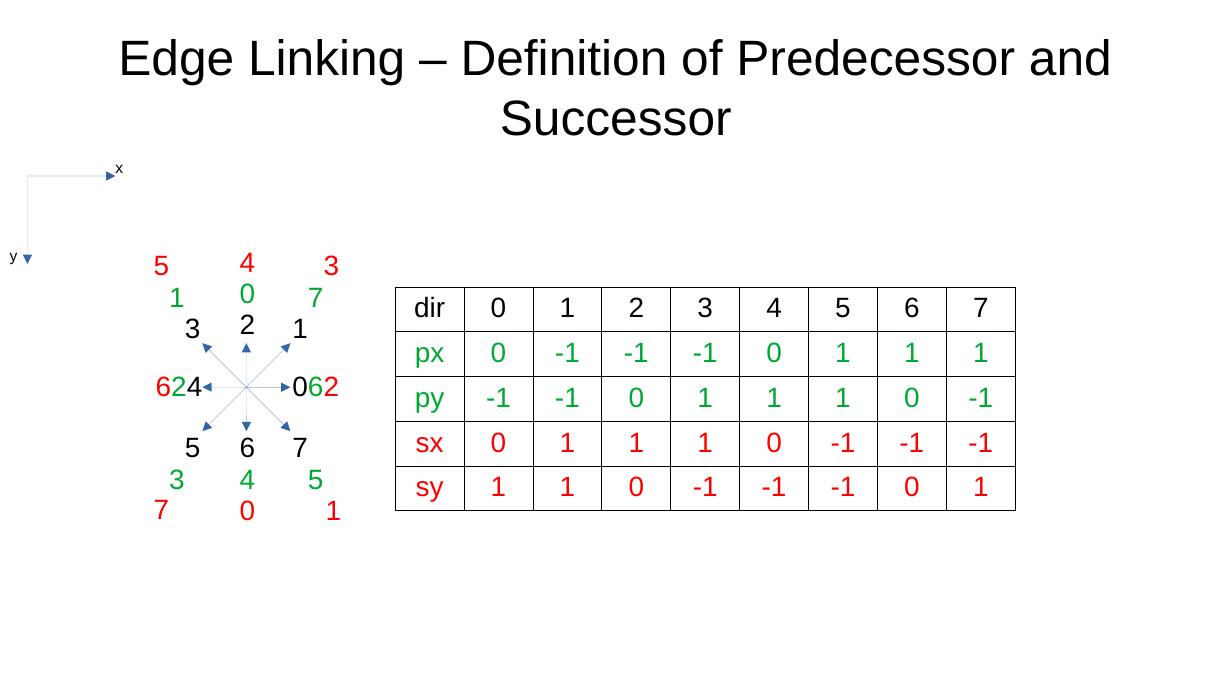
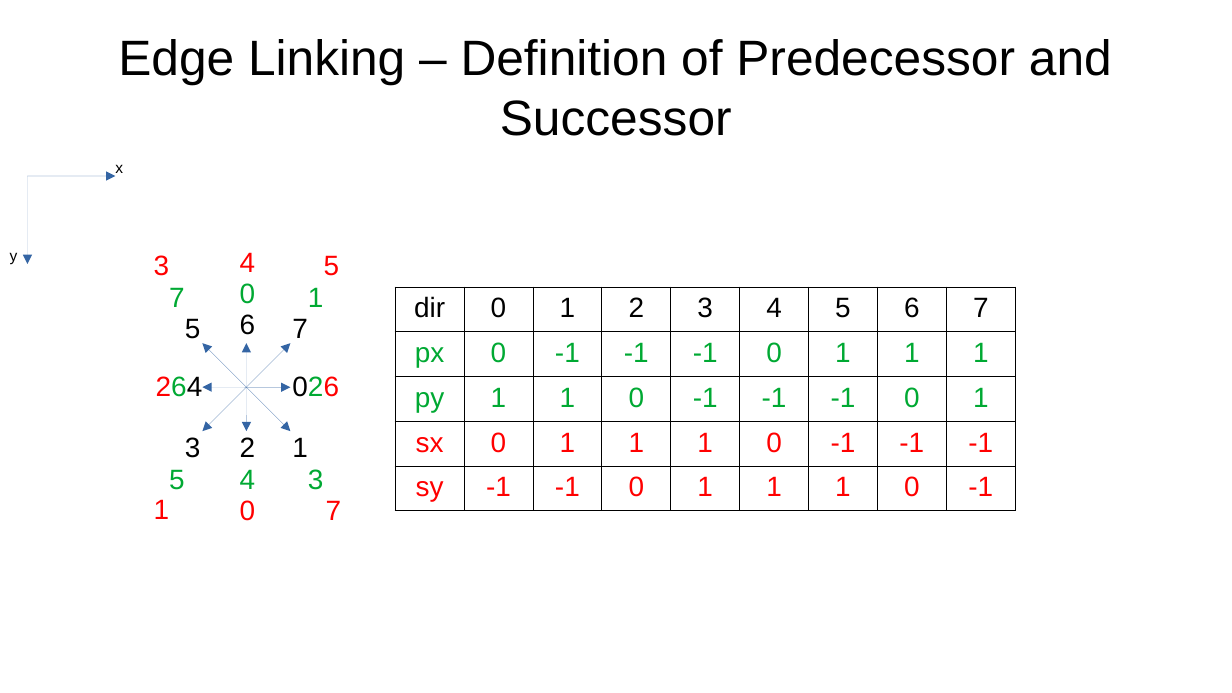
Before and after one commit to AxelTe/cvTestElectron, a slide deck: slide 10 of insides.odp. Drawn at 1232x693 pixels with LibreOffice and Linux fonts; fonts in the diff are those of the drawing. Boxes give left, top, right and bottom in pixels: in the first picture for what was removed or moved away, otherwise in the second. Text is boxed around its words. In the diff, an @@ line names an element or a change of style, - is before the commit and + after.

```diff
--- a/insides.odp
+++ b/insides.odp
@@ text "3": place and size @@
-text "3" at [185, 318, 201, 339]
+text "3" at [154, 255, 170, 276]
@@ text "3" at [154, 255, 170, 276]: text colour #000000 to #FF0000 @@
@@ text at [324, 255, 340, 276]: text changed @@
-3
+5
@@ text at [169, 287, 185, 307]: text changed @@
-1
+7
@@ text "1": place and size @@
-text "1" at [292, 318, 308, 338]
+text "1" at [308, 287, 324, 307]
@@ text "1" at [308, 287, 324, 307]: text colour #000000 to #00A933 @@
@@ table at [396, 287, 1020, 506] @@
-row 3: py | -1 | -1 | 0 | 1 | 1 | 1 | 0 | -1
+row 3: py | 1 | 1 | 0 | -1 | -1 | -1 | 0 | 1
-row 5: sy | 1 | 1 | 0 | -1 | -1 | -1 | 0 | 1
+row 5: sy | -1 | -1 | 0 | 1 | 1 | 1 | 0 | -1
@@ text "5": place and size @@
-text "5" at [154, 255, 170, 276]
+text "5" at [185, 318, 201, 339]
@@ text "5" at [185, 318, 201, 339]: text colour #FF0000 to #000000 @@
@@ text at [240, 314, 256, 335]: text changed @@
-2
+6
@@ text "7": place and size @@
-text "7" at [308, 287, 324, 307]
+text "7" at [292, 318, 308, 338]
@@ text "7" at [292, 318, 308, 338]: text colour #00A933 to #000000 @@
@@ text "2": place and size @@
-text "2" at [171, 376, 187, 396]
+text "2" at [156, 376, 172, 396]
@@ text "2" at [156, 376, 172, 396]: text colour #00A933 to #FF0000 @@
@@ text "6": place and size @@
-text "6" at [156, 376, 172, 397]
+text "6" at [171, 376, 187, 397]
@@ text "6" at [171, 376, 187, 397]: text colour #FF0000 to #00A933 @@
@@ text "2": place and size @@
-text "2" at [324, 376, 340, 396]
+text "2" at [308, 376, 324, 396]
@@ text "2" at [308, 376, 324, 396]: text colour #FF0000 to #00A933 @@
@@ text "6" at [324, 376, 340, 397]: text colour #00A933 to #FF0000 @@
@@ text "6": place and size @@
-text "6" at [308, 376, 324, 397]
+text "6" at [324, 376, 340, 397]
@@ text "3": place and size @@
-text "3" at [169, 469, 185, 490]
+text "3" at [185, 437, 201, 458]
@@ text "3" at [185, 437, 201, 458]: text colour #00A933 to #000000 @@
@@ text at [240, 437, 256, 457]: text changed @@
-6
+2
@@ text "1" at [292, 437, 308, 457]: text colour #FF0000 to #000000 @@
@@ text "1": place and size @@
-text "1" at [326, 500, 342, 520]
+text "1" at [292, 437, 308, 457]
@@ text "5" at [169, 469, 185, 490]: text colour #000000 to #00A933 @@
@@ text "5": place and size @@
-text "5" at [185, 437, 201, 458]
+text "5" at [169, 469, 185, 490]
@@ text at [308, 469, 324, 490]: text changed @@
-5
+3
@@ text at [154, 499, 170, 519]: text changed @@
-7
+1
@@ text "7" at [326, 500, 342, 520]: text colour #000000 to #FF0000 @@
@@ text "7": place and size @@
-text "7" at [292, 437, 308, 457]
+text "7" at [326, 500, 342, 520]
```
Also in this commit, not shown: 1 slide added, 9 other files.
